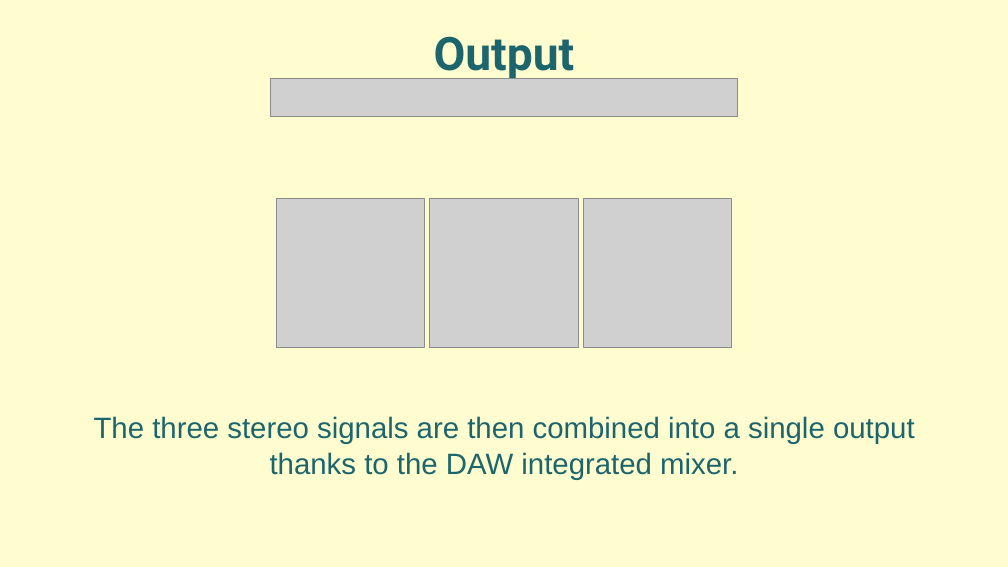
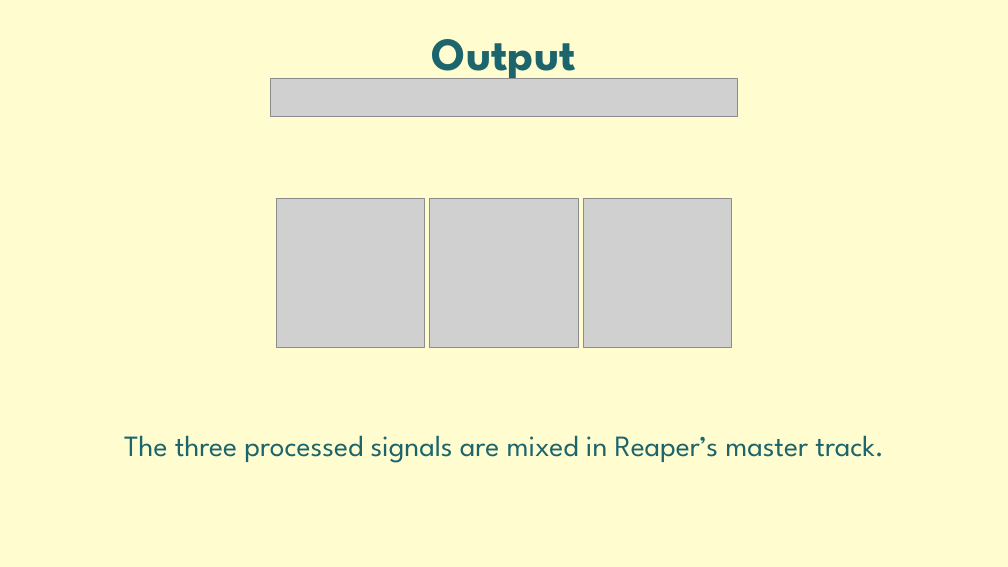
Before and after one commit to Ciorpy/G.A.I.A.-CMLS-2025, a slide deck: slide 20 of GAIA.pptx. Drawn at 1008x567 pixels with LibreOffice and Linux fonts; fonts in the diff are those of the drawing; grey boxes stand for pictures. Boxes give left, top, right and bottom in pixels: in the first picture for what was removed or moved away, otherwise in the second. Text is boxed around its words. In the diff, an @@ line names an element or a change of style, - is before the commit and + after.

```diff
--- a/GAIA.pptx
+++ b/GAIA.pptx
@@ text "Output" at [432, 39, 576, 84]: font Roboto to League Spartan @@
@@ text at [124, 435, 884, 463]: text changed; font Arial to League Spartan @@
-The three stereo signals are then combined into a single output thanks to the DAW integrated mixer.
+The three processed signals are mixed in Reaper’s master track.
```
Also in this commit, not shown: 29 other slides changed.
